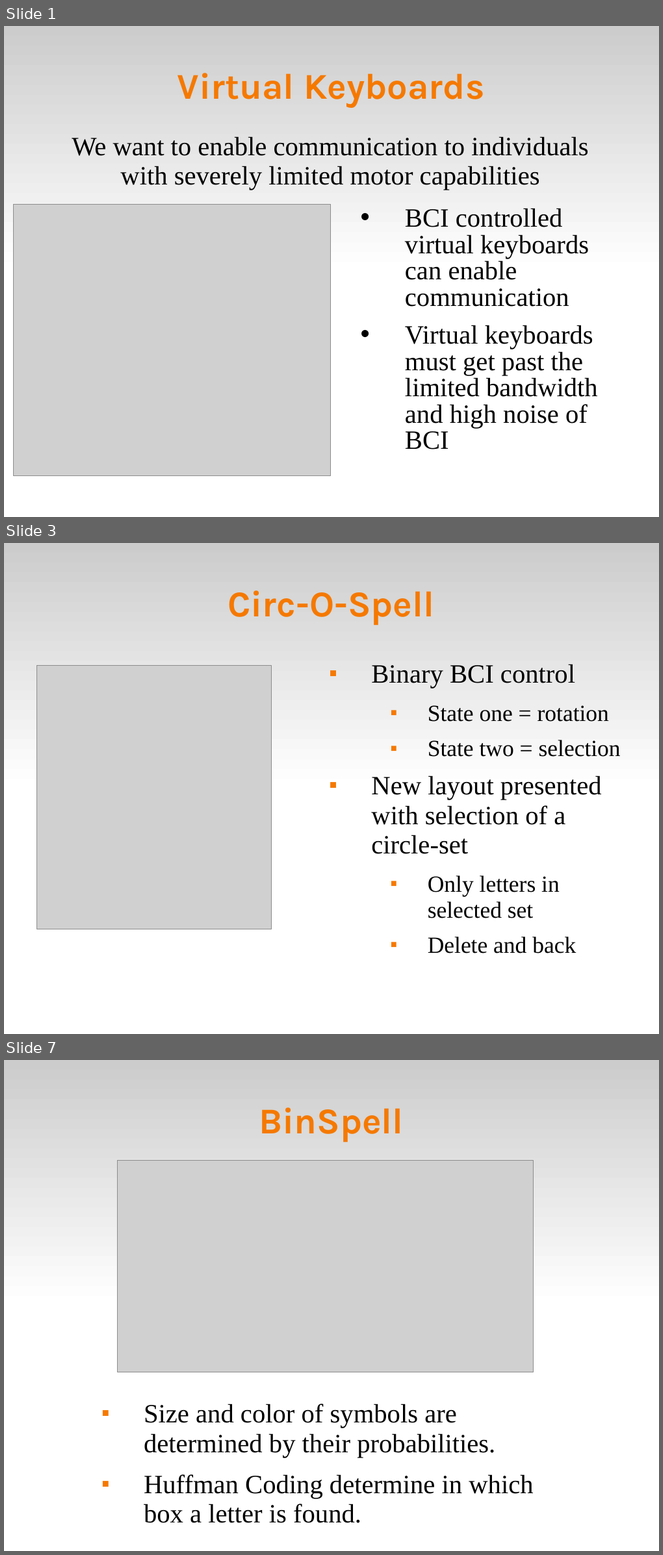
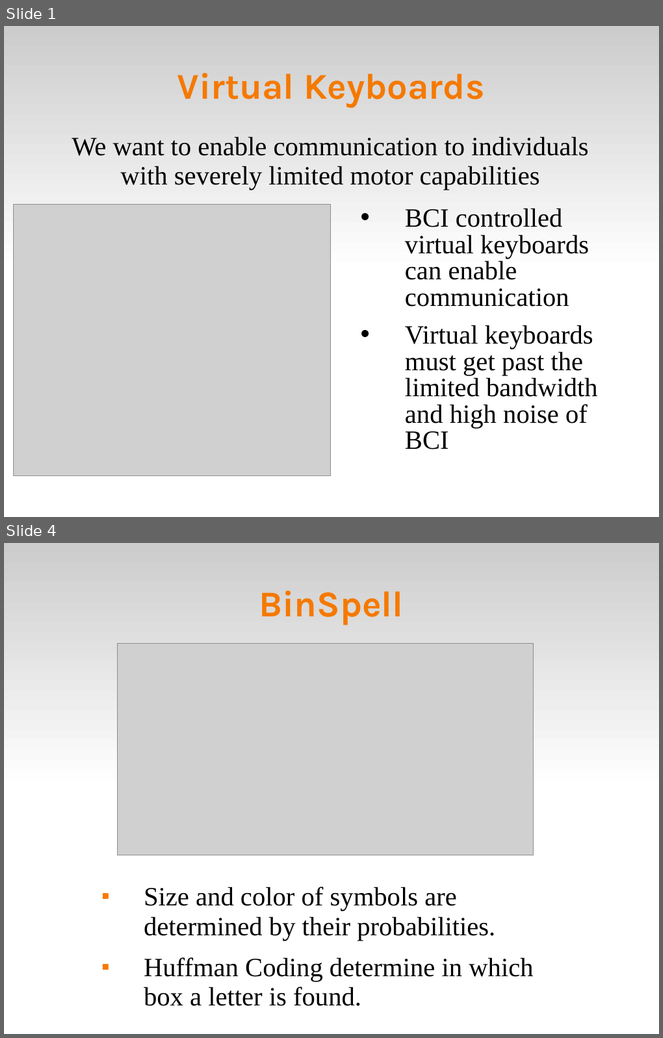
Before and after one commit to abdullah38rcc/BCI-Virtual-Keyboard, a slide deck: master's/docs/virtKey.ppt. Shown one above the other, each under a label of ours: slides 1, 3 and 7 before the commit, slides 1 and 4 after it; the slides between them are not shown. The pictures are 663x1555 and 663x1038 pixels, drawn with LibreOffice and Linux fonts; fonts in the diff are those of the drawing; grey boxes stand for pictures. Boxes give left, top, right and bottom in pixels: in the first picture for what was removed or moved away, otherwise in the second. Text is boxed around its words. In the diff, an @@ line names an element or a change of style, - is before the commit and + after.

Commit message:
* pruning circ-o-spell slides *

```diff
--- a/master's/docs/virtKey.ppt
+++ b/master's/docs/virtKey.ppt
@@ slide 3 removed at (x1=4, y1=543, x2=659, y2=1034), background #FFFFFF; not listed: 1 template element that a slide beside it also shows @@
@@ title removed at (x1=228, y1=590, x2=434, y2=626) @@
-Circ-O-Spell
@@ picture removed at (x1=36, y1=666, x2=272, y2=930) @@
@@ text removed at (x1=371, y1=664, x2=621, y2=954) @@
-■ Binary BCI control
-  ■ State one = rotation
-  ■ State two = selection
-■ New layout presented with selection of a circle-set
-  ■ Only letters in selected set
-  ■ Delete and back
@@ what was slide 7 is now slide 4 @@
```
Also in this commit, not shown: 2 slides changed, 2 other slides removed.
